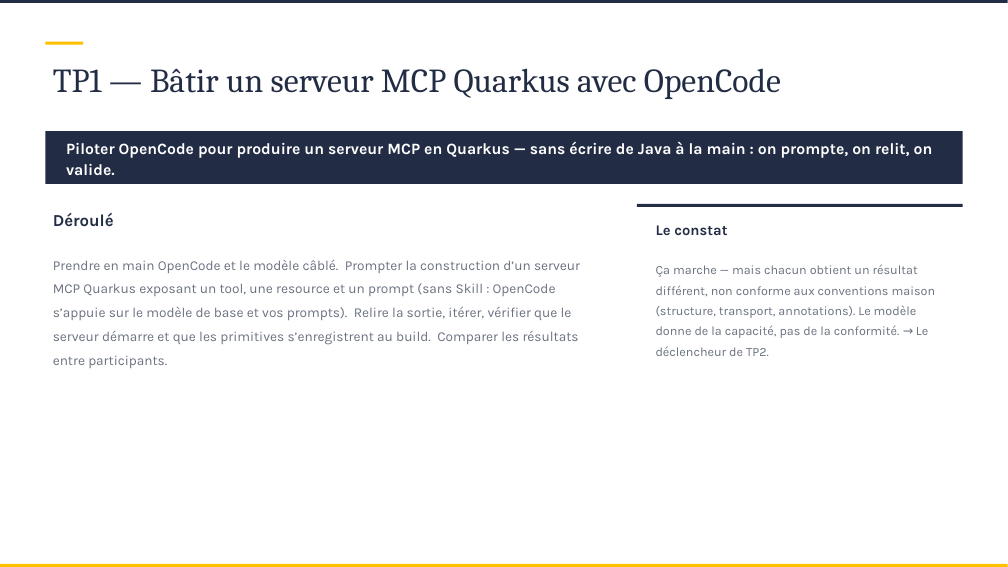
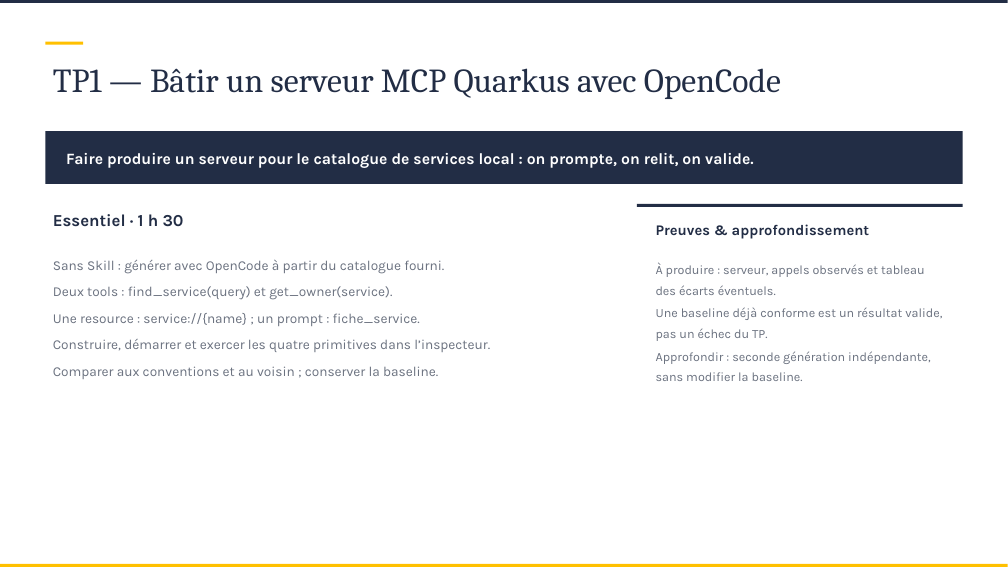
Before and after one commit to SCIAM-FR/formation-ia, a slide deck: slide 26 of slides/Support_formation_SCIAM.pptx. Drawn at 1008x567 pixels with LibreOffice and Linux fonts; fonts in the diff are those of the drawing; background and template pictures are left out. Boxes give left, top, right and bottom in pixels: in the first picture for what was removed or moved away, otherwise in the second. Text is boxed around its words. In the diff, an @@ line names an element or a change of style, - is before the commit and + after.

```diff
--- a/slides/Support_formation_SCIAM.pptx
+++ b/slides/Support_formation_SCIAM.pptx
@@ text at bbox=[66, 153, 754, 168]: text changed @@
-Piloter OpenCode pour produire un serveur MCP en Quarkus — sans écrire de Java à la main : on prompte, on relit, on valide.
+Faire produire un serveur pour le catalogue de services local : on prompte, on relit, on valide.
@@ text at bbox=[53, 214, 184, 227]: text changed @@
-Déroulé
+Essentiel · 1 h 30
@@ text at bbox=[656, 224, 870, 239]: text changed @@
-Le constat
+Preuves & approfondissement
@@ text at bbox=[53, 260, 490, 379]: text changed @@
-Prendre en main OpenCode et le modèle câblé. Prompter la construction d’un serveur MCP Quarkus exposant un tool, une resource et un prompt (sans Skill : OpenCode s’appuie sur le modèle de base et vos prompts). Relire la sortie, itérer, vérifier que le serveur démarre et que les primitives s’enregistrent au build. Comparer les résultats entre participants.
+Sans Skill : générer avec OpenCode à partir du catalogue fourni.
+Deux tools : find_service(query) et get_owner(service).
+Une resource : service://{name} ; un prompt : fiche_service.
+Construire, démarrer et exercer les quatre primitives dans l’inspecteur.
+Comparer aux conventions et au voisin ; conserver la baseline.
@@ text at bbox=[656, 263, 942, 381]: text changed @@
-Ça marche — mais chacun obtient un résultat différent, non conforme aux conventions maison (structure, transport, annotations). Le modèle donne de la capacité, pas de la conformité. → Le déclencheur de TP2.
+À produire : serveur, appels observés et tableau des écarts éventuels.
+Une baseline déjà conforme est un résultat valide, pas un échec du TP.
+Approfondir : seconde génération indépendante, sans modifier la baseline.
```
Also in this commit, not shown: 8 other slides changed, 11 other files.
